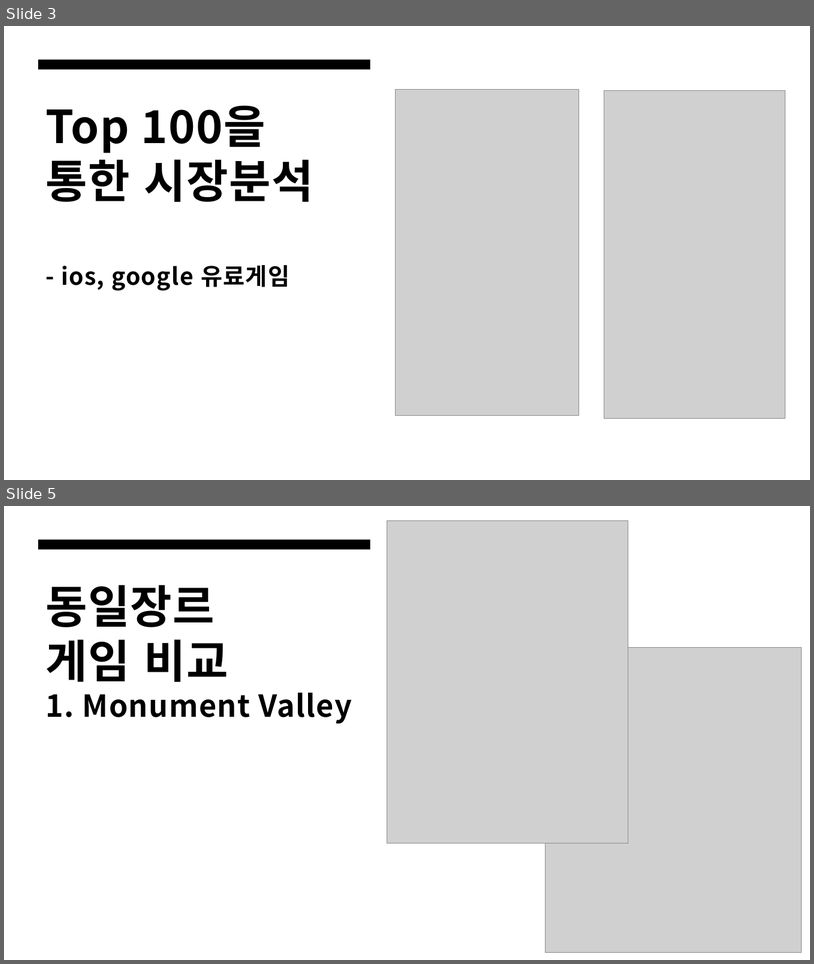
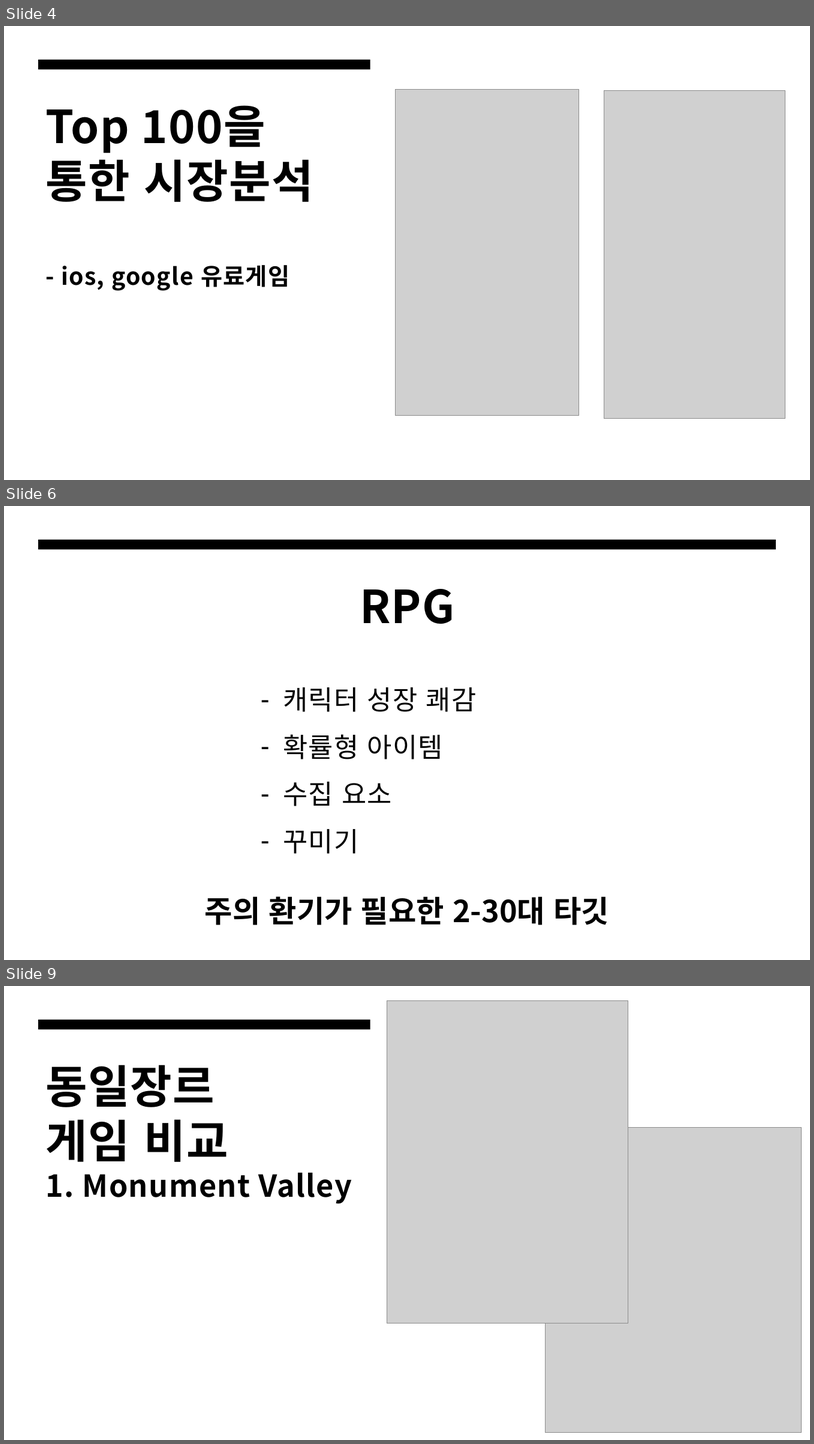
Before and after one commit to sungoo/MobileGameMakerClass_PSU, a slide deck: 6월/박성우_게임사전기획.pptx. Shown one above the other, each under a label of ours: slides 3 and 5 before the commit, slides 4, 6 and 9 after it; the slides between them are not shown. The pictures are 814x964 and 814x1444 pixels, drawn with LibreOffice and Linux fonts; fonts in the diff are those of the drawing; grey boxes stand for pictures. Boxes give left, top, right and bottom in pixels: in the first picture for what was removed or moved away, otherwise in the second. Text is boxed around its words. In the diff, an @@ line names an element or a change of style, - is before the commit and + after.

```diff
--- a/6월/박성우_게임사전기획.pptx
+++ b/6월/박성우_게임사전기획.pptx
@@ slide 6 added at (4,506,810,960), background #FFFFFF @@
@@ rectangle added at (38,540,777,550), fill #000000 @@
@@ title added at (360,589,455,624), 54 pt, text #000000, bold @@
+RPG
@@ text added at (284,687,476,853), 32 pt, text #000000 @@
+– 캐릭터 성장 쾌감
+– 확률형 아이템
+– 수집 요소
+– 꾸미기
@@ text added at (205,896,609,925), 36 pt, text #000000, bold @@
+주의 환기가 필요한 2-30대 타깃
@@ what was slide 3 is now slide 4 @@
@@ what was slide 5 is now slide 9 @@
```
Also in this commit, not shown: 4 slides changed, 3 other slides added.
